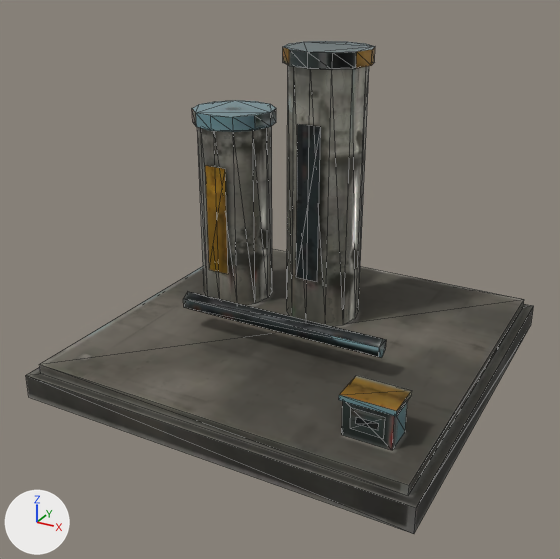
Before and after pictures for a commit that changed the glTF model game/world/models/water_synthesizer.glb.
Both versions are drawn from a 50 mm lens placed at (0.669, -1.314, 0.831), pointed at (-0.014, -0.072, 0.21). Lighting does not change. The marker at lower left points along +X, +Y and +Z. The first picture is the older version. Mesh edges are drawn as thin lines. Vertices at exactly the same position are counted once.

Objects in the first picture: 'te_water_synthesizer'.
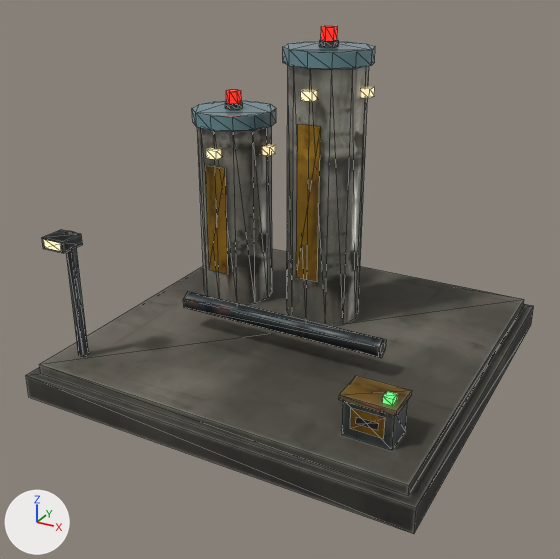
What changed in the scene script:
```text
Change mat_te_water_synthesizer:
    where n0 = _N.new('ShaderNodeBsdfPrincipled'); n0.name = 'Principled BSDF'
    add n0.inputs[28].default_value = 1.0  # 'Emission Strength'
    where n2 = _N.new('ShaderNodeTexImage'); n2.name = 'Image Texture'
    n2.image: img_te_water_synthesizer_color -> img_te_water_synthesizer_glow
    add n4 = _N.new('ShaderNodeTexImage'); n4.name = 'Image Texture.001'
    add n4.image = img_te_water_synthesizer_color
    remove n4 = _N.new('ShaderNodeTexImage'); n4.name = 'Image Texture.001'
    remove n4.image = img_te_water_synthesizer_finish
    add n5 = _N.new('ShaderNodeTexImage'); n5.name = 'Image Texture.002'
    add n5.image = img_te_water_synthesizer_finish
    remove _L.new(n2.outputs[0], n0.inputs[0])  # 'Color' to 'Base Color'
    where n3 = _N.new('ShaderNodeSeparateColor'); n3.name = 'Separate Color'
    remove _L.new(n4.outputs[0], n3.inputs[0])  # 'Color' to 'Color'
    add _L.new(n2.outputs[0], n0.inputs[27])  # 'Color' to 'Emission Color'
    add _L.new(n4.outputs[0], n0.inputs[0])  # 'Color' to 'Base Color'
    add _L.new(n5.outputs[0], n3.inputs[0])  # 'Color' to 'Color'
Change me_te_water_synthesizer:
    verts and faces of me_te_water_synthesizer; kept vertices keep their numbers, new ones are numbered from 156
    remove me_te_water_synthesizer.from_pydata(...)  # 156 vertices, 252 faces; spans x -0.4..0.4, y -0.4..0.4, z 0.0..0.64
    add me_te_water_synthesizer.from_pydata(...)  # 268 vertices, 420 faces; spans x -0.4..0.4, y -0.4..0.4, z 0.0..0.678
    me_te_water_synthesizer part 1: a new loose piece, a box spanning x -0.233..-0.207, y 0.006..0.032, z 0.411..0.429, in mat_te_water_synthesizer
    me_te_water_synthesizer part 2: a new loose piece, a 6-sided cylinder along z spanning x -0.236..-0.204, y 0.082..0.118, z 0.5..0.512, in mat_te_water_synthesizer
    me_te_water_synthesizer part 3: a new loose piece, a 6-sided cylinder along z spanning x -0.234..-0.206, y 0.084..0.116, z 0.512..0.538, in mat_te_water_synthesizer
    me_te_water_synthesizer part 4: a new loose piece, a box spanning x -0.152..-0.126, y 0.087..0.113, z 0.411..0.429, in mat_te_water_synthesizer
    me_te_water_synthesizer part 5: a new loose piece, a box spanning x -0.013..0.013, y 0.006..0.032, z 0.551..0.569, in mat_te_water_synthesizer
    me_te_water_synthesizer part 6: a new loose piece, a 6-sided cylinder along z spanning x -0.016..0.016, y 0.082..0.118, z 0.64..0.652, in mat_te_water_synthesizer
    me_te_water_synthesizer part 7: a new loose piece, a 6-sided cylinder along z spanning x -0.014..0.014, y 0.084..0.116, z 0.652..0.678, in mat_te_water_synthesizer
    me_te_water_synthesizer part 8: a new loose piece, a box spanning x 0.068..0.094, y 0.087..0.113, z 0.551..0.569, in mat_te_water_synthesizer
    me_te_water_synthesizer part 9: a new loose piece, a box spanning x 0.301..0.319, y -0.304..-0.286, z 0.15..0.162, in mat_te_water_synthesizer
    me_te_water_synthesizer part 10: a new loose piece, a box spanning x -0.337..-0.323, y -0.317..-0.303, z 0.07..0.33, in mat_te_water_synthesizer
    me_te_water_synthesizer part 11: a new loose piece, a box spanning x -0.355..-0.305, y -0.355..-0.305, z 0.309..0.331, in mat_te_water_synthesizer
    me_te_water_synthesizer part 12
    14 faces are deleted
    14 new faces join them
    me_te_water_synthesizer part 13
    add delete_faces([(129, 133, 131), (125, 129, 127), (123, 133, 125), (125, 133, 129)])
    add faces += [(123, 127, 125), (123, 133, 131), (127, 131, 129), (123, 131, 127)]
    me_te_water_synthesizer part 14
    add verts[156] = (-0.35, -0.31, 0.308)
    add verts[157] = (-0.35, -0.35, 0.308)  # pixel (47, 248)
    add verts[158] = (-0.35, -0.356, 0.312)  # pixel (44, 247)
    add verts[159] = (-0.35, -0.356, 0.328)  # pixel (43, 239)
    add for new, old in zip([*range(160, 164)], [*range(156, 160)]): verts[new] = verts[old] + (0.04, 0.0, 0.0)
    add faces += [(156, 160, 161), (156, 161, 157), (158, 162, 163), (158, 163, 159)]
    me_te_water_synthesizer part 15: 108 kept faces spanning x -0.4..0.4, y -0.4..0.4, z 0.0..0.64 get new texture (UV) coordinates
    other edits to the shape of me_te_water_synthesizer do not show in these pictures
```

Location of each change, (x1, y1, x2, y2) in pixels of the pictures (560 x 559 px; the box of a moved part takes in the faces that stretch with it):
'te_water_synthesizer', surface changed, reshaped
    before: (26, 41, 534, 534)
    after: (26, 25, 534, 534)
part 1 of me_te_water_synthesizer, added
    after: (206, 148, 221, 160)
part 2 of me_te_water_synthesizer, added
    after: (225, 102, 243, 110)
part 3 of me_te_water_synthesizer, added
    after: (226, 89, 241, 104)
part 4 of me_te_water_synthesizer, added
    after: (263, 144, 275, 156)
part 5 of me_te_water_synthesizer, added
    after: (301, 89, 316, 101)
part 6 of me_te_water_synthesizer, added
    after: (320, 40, 339, 48)
part 7 of me_te_water_synthesizer, added
    after: (321, 25, 338, 41)
part 8 of me_te_water_synthesizer, added
    after: (361, 86, 375, 98)
part 9 of me_te_water_synthesizer, added
    after: (382, 391, 397, 406)
part 10 of me_te_water_synthesizer, added
    after: (66, 248, 89, 357)
part 11 of me_te_water_synthesizer, added
    after: (42, 229, 83, 253)
part 12 of me_te_water_synthesizer, moved or reshaped
    both: (283, 41, 375, 53)
part 13 of me_te_water_synthesizer, moved or reshaped
    both: (379, 339, 386, 358)
part 14 of me_te_water_synthesizer, added
    after: (44, 240, 61, 251)
part 15 of me_te_water_synthesizer, surface changed
    both: (183, 47, 412, 450)
